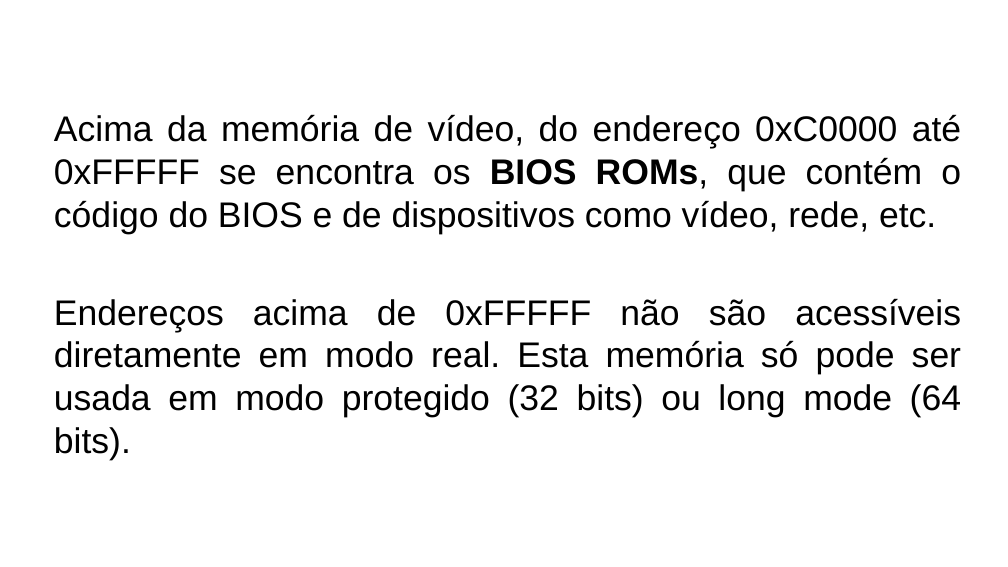
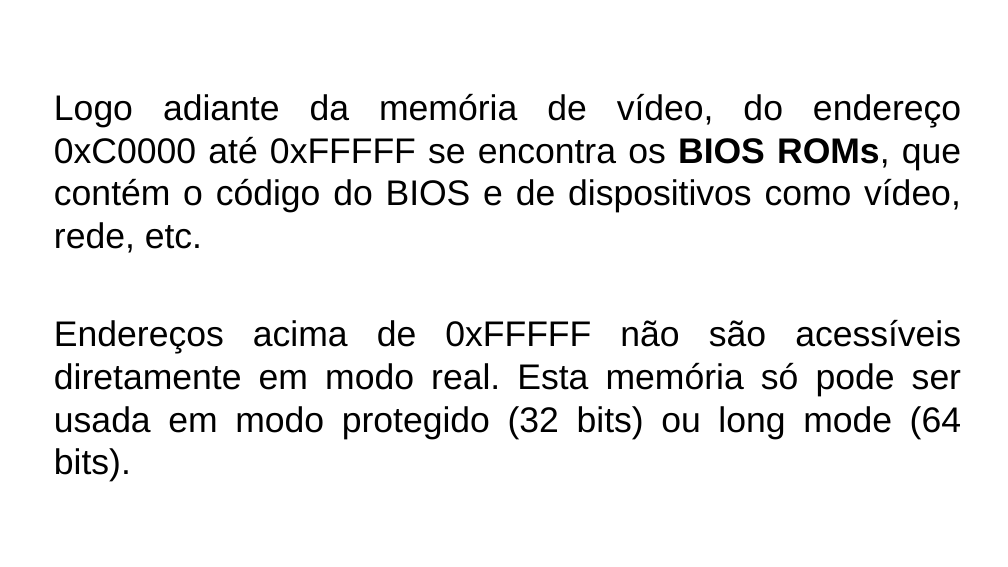
Before and after one commit to LeandroApAlmeida/Bootloader, a slide deck: slide 33 of doc/Fakenix.odp. Drawn at 1008x567 pixels with LibreOffice and Linux fonts; fonts in the diff are those of the drawing. Boxes give left, top, right and bottom in pixels: in the first picture for what was removed or moved away, otherwise in the second. Text is boxed around its words. In the diff, an @@ line names an element or a change of style, - is before the commit and + after.

```diff
--- a/doc/Fakenix.odp
+++ b/doc/Fakenix.odp
@@ text at (x1=54, y1=93, x2=961, y2=253): text changed @@
-Acima da memória de vídeo, do endereço 0xC0000 até 0xFFFFF se encontra os BIOS ROMs, que contém o código do BIOS e de dispositivos como vídeo, rede, etc.
+Logo adiante da memória de vídeo, do endereço 0xC0000 até 0xFFFFF se encontra os BIOS ROMs, que contém o código do BIOS e de dispositivos como vídeo, rede, etc.
```
Also in this commit, not shown: 2 other slides changed, 1 other file.
